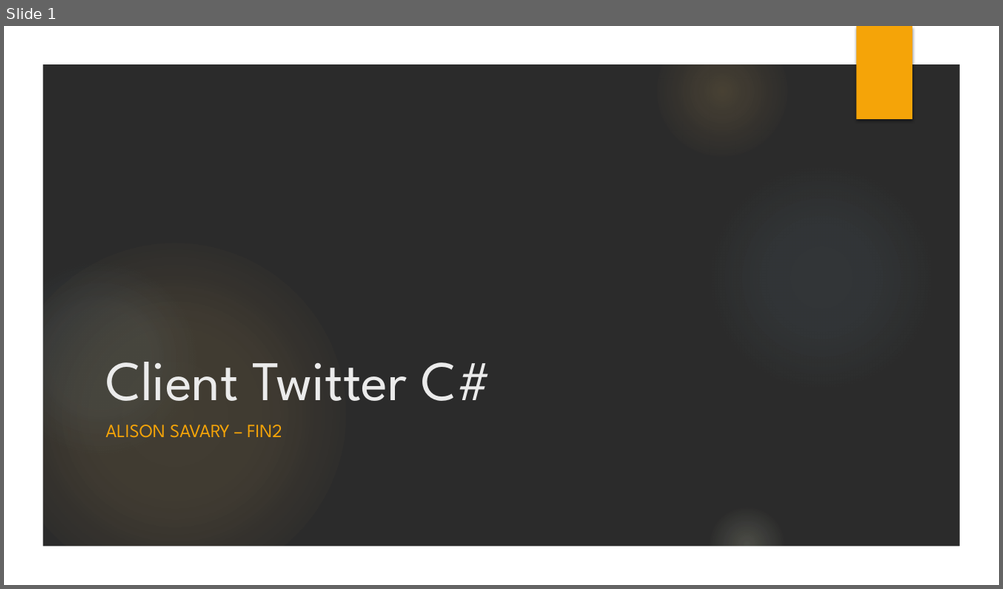
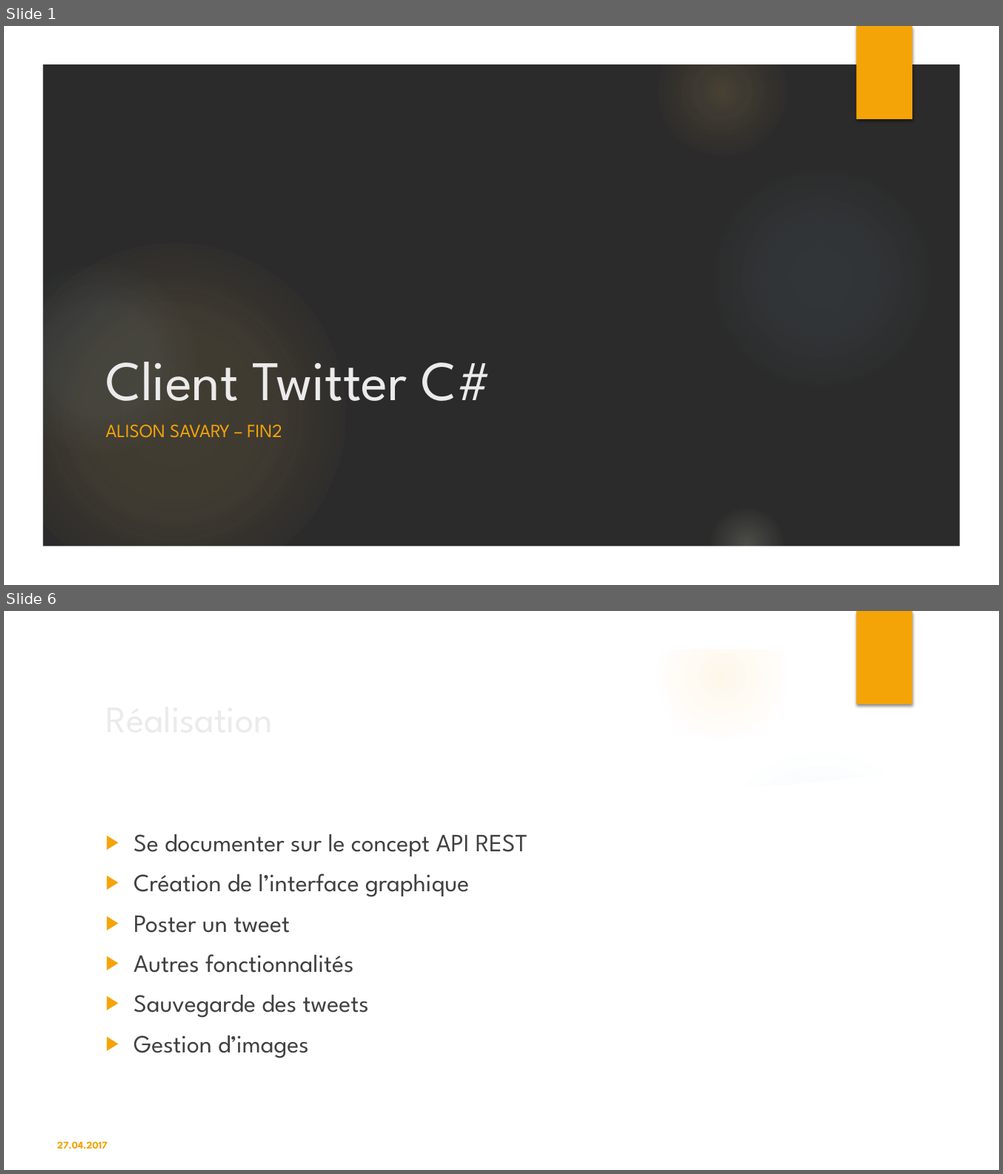
Before and after one commit to savaryal/P_Appro2, a slide deck: Docs/P-P_Appro2-savaryal-ClientTwitter.pptx. Shown one above the other, each under a label of ours: slide 1 before the commit, slides 1 and 6 after it; the slides between them are not shown. The pictures are 1003x589 and 1003x1174 pixels, drawn with LibreOffice and Linux fonts; fonts in the diff are those of the drawing; background and template pictures are left out; a plain dark background stands for a picture behind light text. Boxes give left, top, right and bottom in pixels: in the first picture for what was removed or moved away, otherwise in the second. Text is boxed around its words. In the diff, an @@ line names an element or a change of style, - is before the commit and + after.

```diff
--- a/Docs/P-P_Appro2-savaryal-ClientTwitter.pptx
+++ b/Docs/P-P_Appro2-savaryal-ClientTwitter.pptx
@@ slide 6 added at (4, 611, 999, 1170), background picture (left out); not listed: 8 template elements that a slide beside it also shows @@
@@ title added at (98, 689, 813, 749), 36 pt, text #EBEBEB @@
+Réalisation
@@ freeform shape added at (696, 735, 967, 817), fill #FFFFFF at 20% opacity @@
@@ freeform shape added at (41, 763, 962, 1133), fill #FFFFFF @@
@@ text added at (134, 834, 527, 1059), 24 pt, text #404040 @@
+▶ Se documenter sur le concept API REST
+▶ Création de l’interface graphique
+▶ Poster un tweet
+▶ Autres fonctionnalités
+▶ Sauvegarde des tweets
+▶ Gestion d’images
@@ text added at (57, 1142, 108, 1149), 10 pt, text #F5A408, bold @@
+27.04.2017
```
Also in this commit, not shown: 4 slides changed, 2 other slides added, 3 slides removed, 2 other files.
